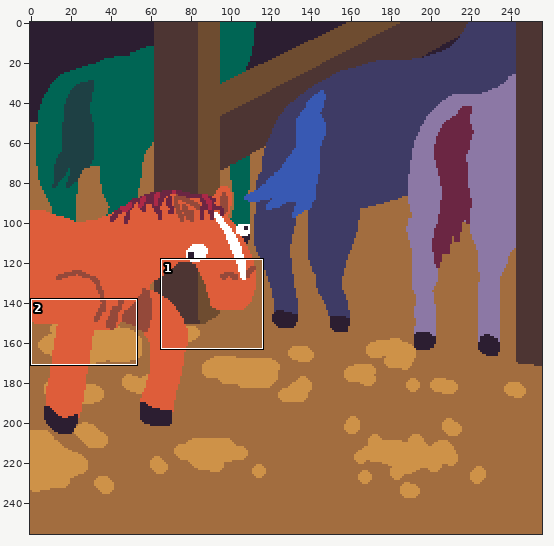
Pixel-art file, stored at media/cutscenes/intro-5.aseprite. Above, an overview of the earlier version with the close-up marked.
Close-up. Old version:
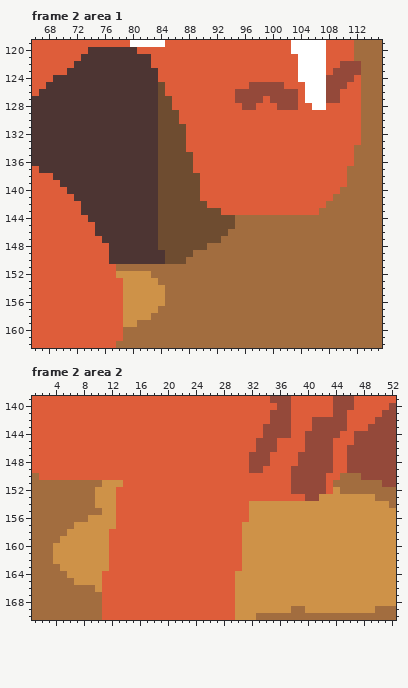
256x256 pixels, 7 frames. Shown: frame 2 area 1: x 66..115, y 119..162; frame 2 area 2: x 1..52, y 139..170. The commit also changed other frames or places, which this record leaves out.
And afterwards:
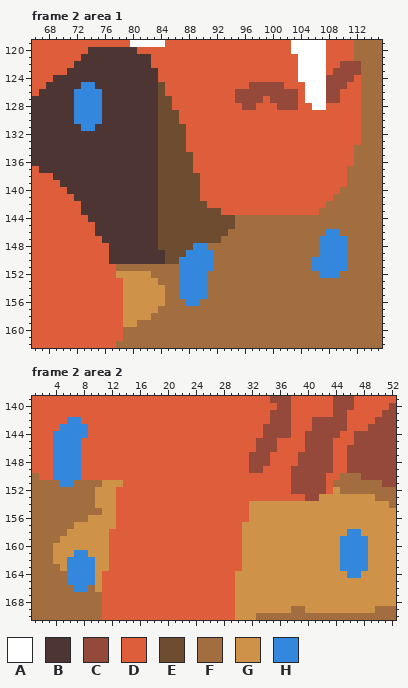
Palette (. is transparent): A #ffffff  B #4d3533  C #94493a  D #de5d3a  E #6e4c30  F #a26d3f  G #ce9248  H #3388de
Change:
Frame 2 area 1, layer "Layer 2":
y 125: x 73..74 BB -> HH
y 126..130: x 72..75 BBBB -> HHHH
y 131: x 73..74 BB -> HH
y 146: x 108..109 FF -> HH
y 147: x 107..110 FFFF -> HHHH
y 148: x 89..90 EE -> HH; x 107..110 FFFF -> HHHH
y 149: x 88..91 EFFF -> HHHH; x 107..110 FFFF -> HHHH
y 150: x 87..91 EFFFF -> HHHHH; x 106..110 FFFFF -> HHHHH
y 151: x 87..91 FFFFF -> HHHHH; x 106..110 FFFFF -> HHHHH
y 152: x 87..90 FFFF -> HHHH; x 107..109 FFF -> HHH
y 153..155: x 87..90 FFFF -> HHHH
y 156: x 88..89 FF -> HH
Frame 2 area 2, layer "Layer 2":
y 142: x 6..7 DD -> HH
y 143: x 5..8 DDDD -> HHHH
y 144: x 4..8 DDDDD -> HHHHH
y 145..150: x 4..7 DDDD -> HHHH
y 151: x 5..6 FF -> HH
y 158: x 46..47 GG -> HH
y 159..160: x 45..48 GGGG -> HHHH
y 161: x 7..8 GG -> HH; x 45..48 GGGG -> HHHH
y 162..163: x 6..9 GGGG -> HHHH; x 45..48 GGGG -> HHHH
y 164: x 6..9 GGGG -> HHHH; x 46..47 GG -> HH
y 165: x 6..9 FGGG -> HHHH
y 166: x 7..8 FF -> HH
Boxes around the changes in both close-ups, in picture pixels (x1, y1, x2, y2):
changed: (74, 82, 102, 131)
changed: (312, 229, 347, 278)
changed: (179, 243, 214, 306)
changed: (53, 417, 88, 487)
changed: (340, 529, 368, 578)
changed: (67, 550, 95, 592)
